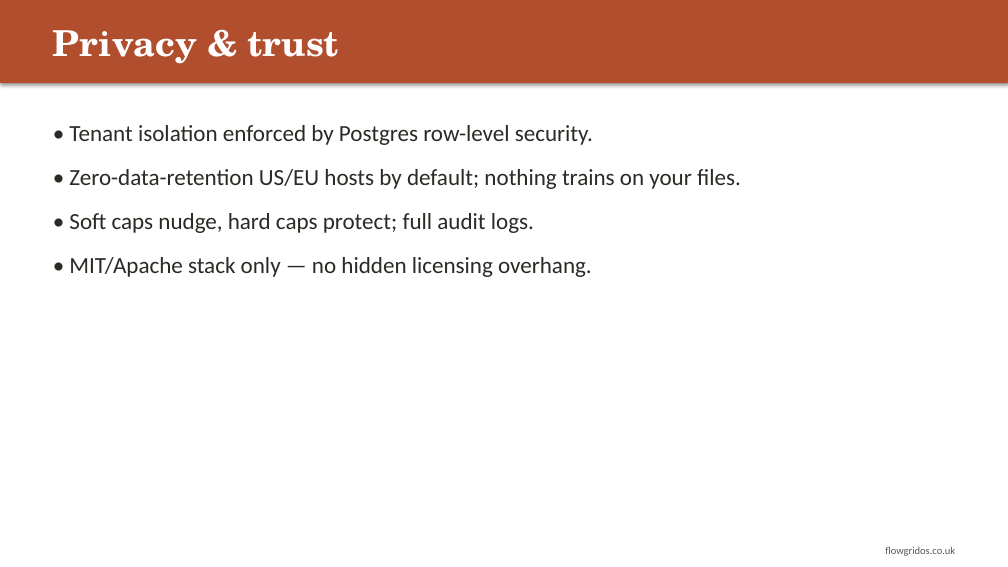
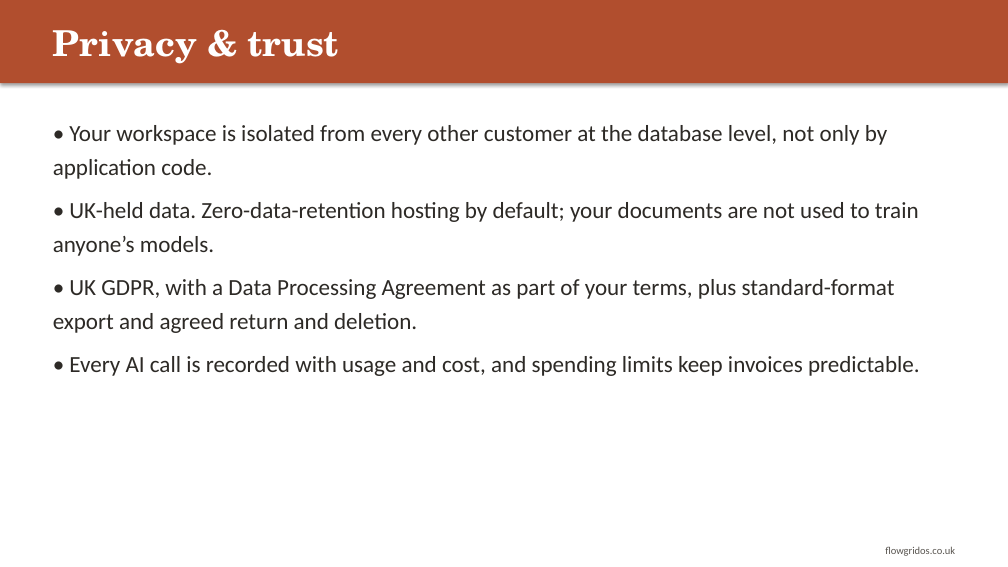
Before and after one commit to CliveStruv56/operations-engine, a slide deck: slide 5 of docs/flowgrid-os-customer-deck.pptx. Drawn at 1008x567 pixels with LibreOffice and Linux fonts; fonts in the diff are those of the drawing. Boxes give left, top, right and bottom in pixels: in the first picture for what was removed or moved away, otherwise in the second. Text is boxed around its words. In the diff, an @@ line names an element or a change of style, - is before the commit and + after.

```diff
--- a/docs/flowgrid-os-customer-deck.pptx
+++ b/docs/flowgrid-os-customer-deck.pptx
@@ text at (x1=53, y1=125, x2=920, y2=376): text changed @@
-• Tenant isolation enforced by Postgres row-level security.
-• Zero-data-retention US/EU hosts by default; nothing trains on your files.
-• Soft caps nudge, hard caps protect; full audit logs.
-• MIT/Apache stack only — no hidden licensing overhang.
+• Your workspace is isolated from every other customer at the database level, not only by application code.
+• UK-held data. Zero-data-retention hosting by default; your documents are not used to train anyone’s models.
+• UK GDPR, with a Data Processing Agreement as part of your terms, plus standard-format export and agreed return and deletion.
+• Every AI call is recorded with usage and cost, and spending limits keep invoices predictable.
```
Also in this commit, not shown: 5 other slides changed, 1 slide removed, 6 other files.
